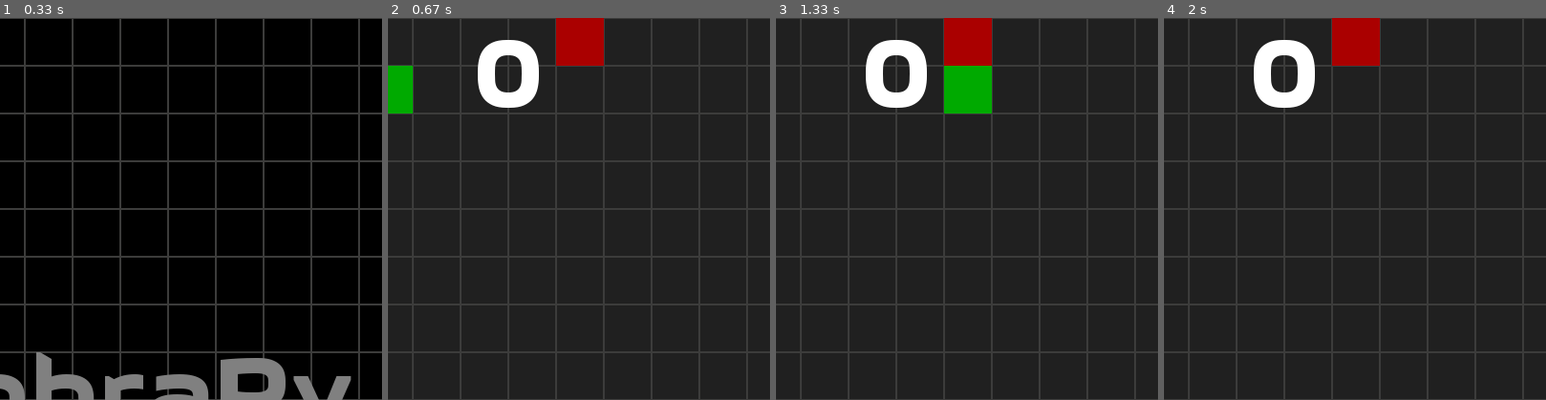
Above: before the commit, frames 1-4 (left to right).
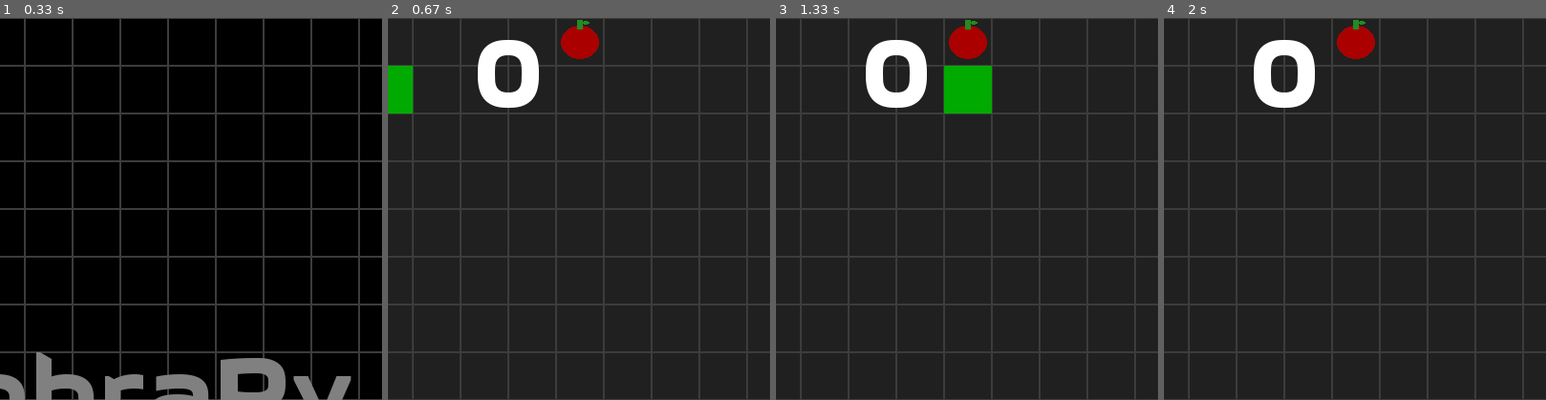
Above: after the commit, the same moments.

Repository: fossguild/naja
Game: pygame game, started from kobra.py
Two runs of this game, one before a commit and one after it. Both use one fixed random seed, a clock stepped at 60 frames per second and the inputs below.
Inputs:
- Up to frame 1 (0.33 s): no input
- Up to frame 2 (0.67 s): tap Enter at 0.33 s
- Up to frame 3 (1.33 s): tap Enter at 0.67 s; hold Right from 1.13 s (still down)
- Up to frame 4 (2 s): release Right at 1.6 s; hold Up from 1.63 s (still down)
The pictures show only the part of the screen within x 34-84%, y 0-50%; the shares and areas given below are measured in that part.

Frame 1 is identical in both runs. In frame 2, 0.9% of the frame differs, in the area x 44-57%, y 0-13%; in frame 3, 0.9%; in frame 4, 0.9%.

Commit message:
code: add sprite for the apple

Diff:
--- a/kobra.py
+++ b/kobra.py
@@ -1,4 +1,4 @@
-#!/usr/bin/env python3
+#!/usr/bin/python3
 #
 #   Copyright (c) 2023, Monaco F. J. <monaco@usp.br>
 #
@@ -43,15 +43,31 @@
 CLOCK_TICKS     = 7         # How fast the snake moves.
 
 ##
+## Drawing functions.
+##
+
+def draw_apple(surface, rect):
+    """Draws a simple apple with red body and green stem."""
+    # Apple body (slightly flattened circle)
+    apple_rect = pygame.Rect(rect.x + 5, rect.y + 8, rect.width - 10, rect.height - 15)
+    pygame.draw.ellipse(surface, APPLE_COLOR, apple_rect)
+
+    # Apple stem (small green rectangle at the top)
+    stem_color = "#228B22"  # Forest green
+    stem_rect = pygame.Rect(rect.x + rect.width//2 - 3, rect.y + 2, 6, 10)
+    pygame.draw.rect(surface, stem_color, stem_rect)
+
+    # Small leaf (small green ellipse)
+    leaf_rect = pygame.Rect(rect.x + rect.width//2 + 2, rect.y + 3, 8, 4)
+    pygame.draw.ellipse(surface, stem_color, leaf_rect)
+
+##
 ## Game implementation.
 ##
 
 pygame.init()
 
 clock = pygame.time.Clock()
-
-# Load gameover sound
-gameover_sound = pygame.mixer.Sound("assets/sound/gameover.wav")
 
 arena = pygame.display.set_mode((WIDTH, HEIGHT))
 
@@ -132,13 +148,11 @@
         # Check for border crash.
         if self.head.x not in range(0, WIDTH) or self.head.y not in range(0, HEIGHT):
             self.alive = False
-            gameover_sound.play()
 
         # Check for self-bite.
         for square in self.tail:
             if self.head.x == square.x and self.head.y == square.y:
                 self.alive = False
-                gameover_sound.play()
 
         # In the event of death, reset the game arena.
         if not self.alive:
@@ -201,9 +215,8 @@
     # This function is called each interation of the game loop
 
     def update(self):
-
-        # Drop the apple
-        pygame.draw.rect(arena, APPLE_COLOR, self.rect)
+        # Draw the apple using our custom function
+        draw_apple(arena, self.rect)
 
 
 ##
@@ -242,16 +255,16 @@
 
           # Key pressed
         if event.type == pygame.KEYDOWN:
-            if event.key in (pygame.K_DOWN, pygame.K_s):    # Down arrow (or S):  move down
+            if event.key == pygame.K_DOWN:    # Down arrow:  move down
                 snake.ymov = 1
                 snake.xmov = 0
-            elif event.key in (pygame.K_UP, pygame.K_w):    # Up arrow (or W):    move up
+            elif event.key == pygame.K_UP:    # Up arrow:    move up
                 snake.ymov = -1
                 snake.xmov = 0
-            elif event.key in (pygame.K_RIGHT, pygame.K_d): # Right arrow (or D): move right
+            elif event.key == pygame.K_RIGHT: # Right arrow: move right
                 snake.ymov = 0
                 snake.xmov = 1
-            elif event.key in (pygame.K_LEFT, pygame.K_a):  # Left arrow (or A):  move left
+            elif event.key == pygame.K_LEFT:  # Left arrow:  move left
                 snake.ymov = 0
                 snake.xmov = -1
             elif event.key == pygame.K_q:     # Q         : quit game
